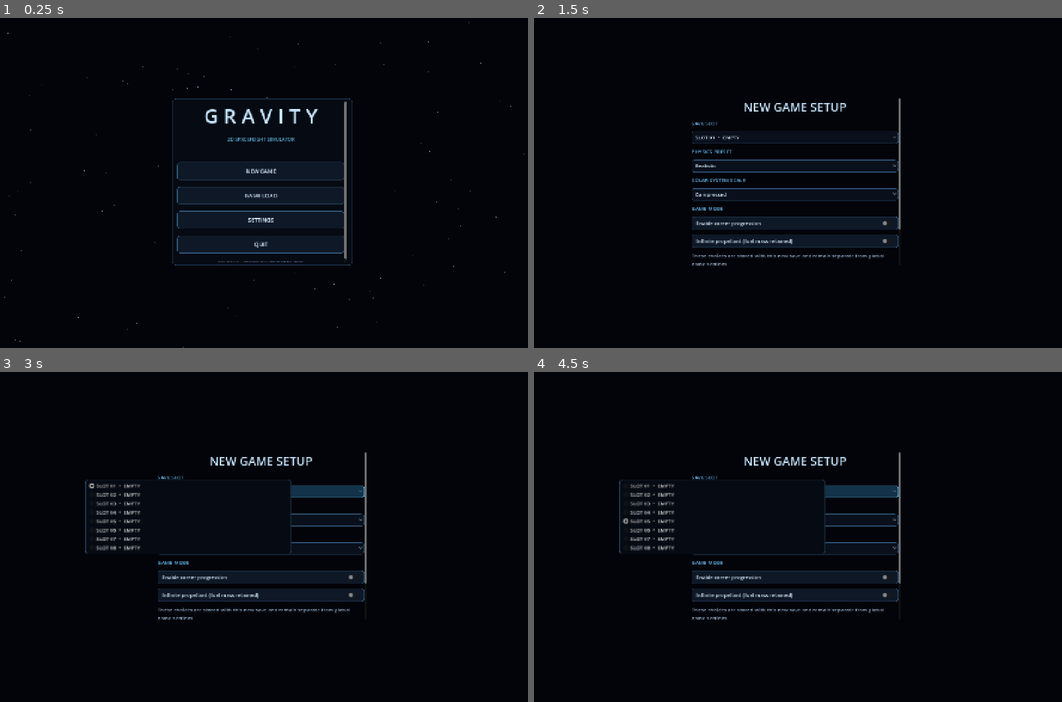
Above: before the commit, frames 1-4 (two rows, left to right).
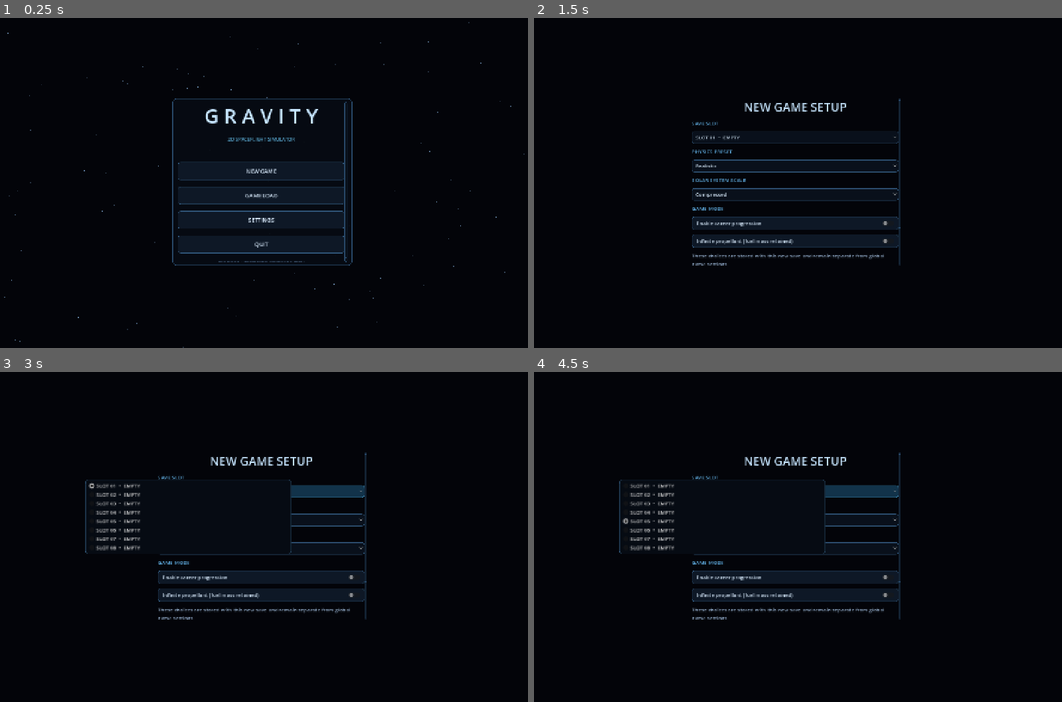
Above: after the commit, the same moments.

Repository: Blagos1195/Gravity-simulator
Game: Godot game, scene res://scenes/main.tscn
The game is run twice, just before and just after one commit, with the same random seed, the same clock (stepped at 60 frames per second) and the same inputs.
Inputs:
- Up to frame 1 (0.25 s): no input
- Up to frame 2 (1.5 s): click "NEW GAME" at 0.5 s; click "CONTINUE TO ROCKET BUILDER" at 1.25 s
- Up to frame 3 (3 s): click "CONTINUE TO ROCKET BUILDER" at 2 s; click "SLOT 01 • EMPTY" at 2.75 s
- Up to frame 4 (4.5 s): click "Realistic" at 3.5 s; click "SLOT 05 • EMPTY" at 4.25 s

The runs differ from the first frame. In frame 1, 1.0% of the frame differs, in the area x 32-67%, y 24-75%; in frame 2, 1.1%, in the area x 29-70%, y 24-76%; in frame 3, 0.9%; in frame 4, 0.9%.

Commit message:
Extend the spacecraft theme to text, lists and controls

Diff:
--- a/Gravity/scripts/ui_theme.gd
+++ b/Gravity/scripts/ui_theme.gd
@@ -37,6 +37,34 @@
 	result.set_stylebox("tab_hovered", "TabContainer", _surface(Color(0.06, 0.12, 0.18), Color(0.22, 0.42, 0.58), 6, 10))
 	result.set_stylebox("background", "ProgressBar", _surface(Color(0.018, 0.03, 0.05), Color(0.13, 0.23, 0.33), 4, 2))
 	result.set_stylebox("fill", "ProgressBar", _surface(Color(0.12, 0.48, 0.68), Color(0.12, 0.48, 0.68), 4, 2))
+	for type in ["TextEdit", "CodeEdit"]:
+		result.set_stylebox("normal", type, _surface(Color(0.018, 0.035, 0.06), Color(0.16, 0.29, 0.42), 5, 9))
+		result.set_stylebox("focus", type, _surface(Color(0.025, 0.05, 0.08), Color(0.3, 0.65, 0.86), 5, 9))
+		result.set_stylebox("read_only", type, _surface(Color(0.03, 0.045, 0.065), Color(0.12, 0.19, 0.27), 5, 9))
+		result.set_color("font_color", type, Color(0.88, 0.93, 1.0))
+		result.set_color("font_placeholder_color", type, Color(0.42, 0.51, 0.62))
+		result.set_color("caret_color", type, Color(0.35, 0.75, 0.98))
+		result.set_color("selection_color", type, Color(0.12, 0.38, 0.58, 0.65))
+	for type in ["Tree", "ItemList"]:
+		result.set_stylebox("panel", type, _surface(Color(0.018, 0.035, 0.06), Color(0.14, 0.25, 0.36), 6, 8))
+		result.set_stylebox("focus", type, _outline(Color(0.3, 0.72, 0.94), 5))
+		result.set_color("font_color", type, Color(0.82, 0.89, 0.96))
+		result.set_color("font_selected_color", type, Color(0.98, 1.0, 1.0))
+		result.set_color("font_hovered_color", type, Color(0.65, 0.86, 1.0))
+	result.set_stylebox("hover", "Tree", _surface(Color(0.055, 0.12, 0.18), Color(0.15, 0.3, 0.42), 3, 4))
+	result.set_stylebox("selected", "Tree", _surface(Color(0.07, 0.2, 0.29), Color(0.24, 0.54, 0.72), 3, 4))
+	result.set_stylebox("selected_focus", "Tree", _surface(Color(0.08, 0.22, 0.32), Color(0.3, 0.66, 0.85), 3, 4))
+	result.set_stylebox("cursor", "ItemList", _surface(Color(0.07, 0.2, 0.29), Color(0.24, 0.54, 0.72), 3, 4))
+	result.set_stylebox("cursor_unfocused", "ItemList", _surface(Color(0.045, 0.09, 0.14), Color(0.16, 0.29, 0.42), 3, 4))
+	result.set_stylebox("normal", "RichTextLabel", _surface(Color(0.018, 0.035, 0.06), Color(0.14, 0.25, 0.36), 5, 8))
+	result.set_color("default_color", "RichTextLabel", Color(0.82, 0.89, 0.96))
+	result.set_color("selection_color", "RichTextLabel", Color(0.12, 0.38, 0.58, 0.65))
+	for type in ["HSlider", "VSlider"]:
+		result.set_stylebox("slider", type, _surface(Color(0.018, 0.03, 0.05), Color(0.13, 0.23, 0.33), 4, 2))
+		result.set_stylebox("grabber_area", type, _surface(Color(0.12, 0.48, 0.68), Color(0.12, 0.48, 0.68), 4, 2))
+		result.set_stylebox("grabber_area_highlight", type, _surface(Color(0.2, 0.62, 0.82), Color(0.2, 0.62, 0.82), 4, 2))
+	for item in ["scroll", "grabber", "grabber_highlight", "grabber_pressed"]:
+		result.set_stylebox(item, "ScrollBar", _surface(Color(0.035, 0.065, 0.1), Color(0.16, 0.29, 0.42), 5, 3))
 	result.set_constant("separation", "VBoxContainer", 10)
 	result.set_constant("separation", "HBoxContainer", 8)
 	result.set_constant("h_separation", "GridContainer", 8)
